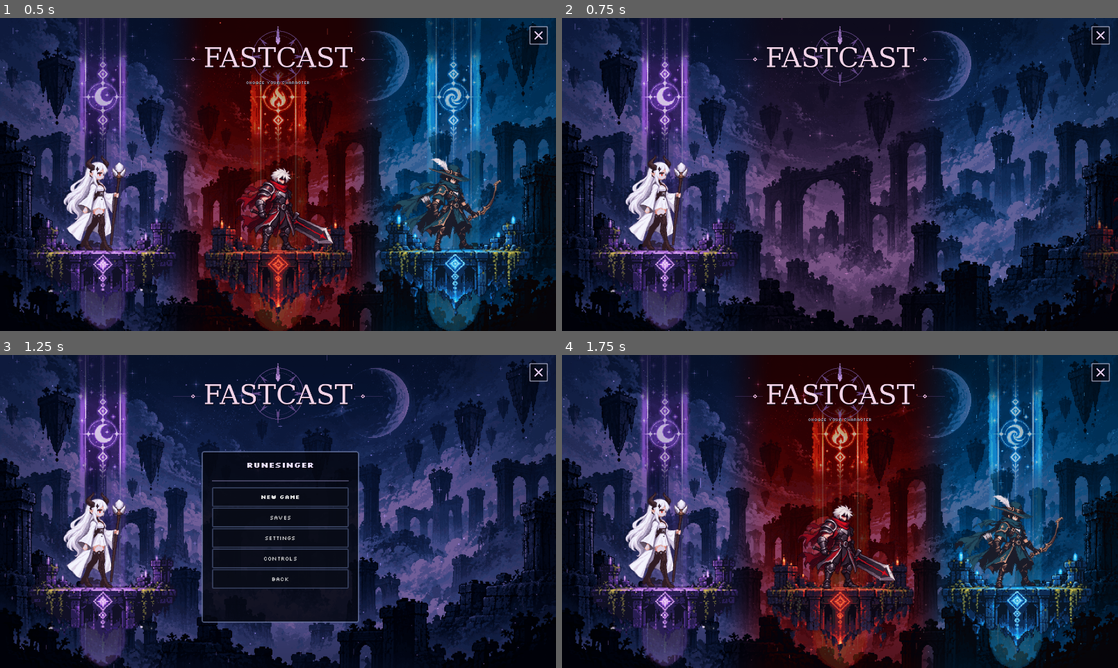
Above: before the commit, frames 1-4 (two rows, left to right).
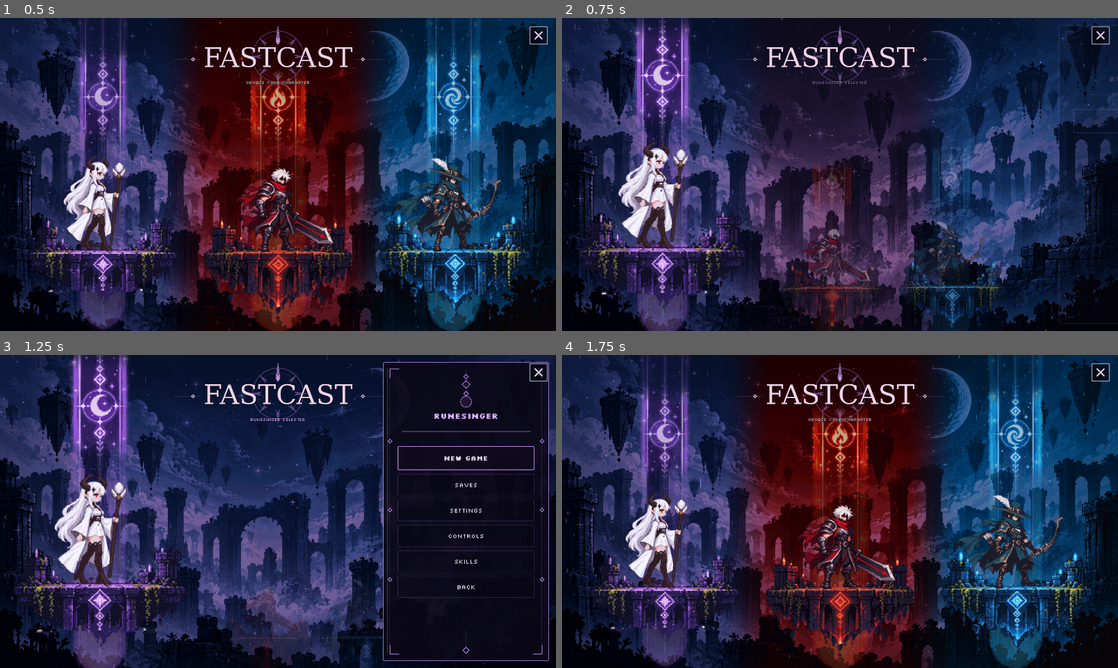
Above: after the commit, the same moments.

Repository: Eclipset13/fastcast
Game: Godot game, scene res://scenes/ui/main_menu.tscn
Two runs of this game, one before a commit and one after it. Both use one fixed random seed, a clock stepped at 60 frames per second and the inputs below.
Inputs (mouse positions are in pixels of both pictures, inside the frame that each line leads up to):
- Up to frame 1 (0.5 s): no input
- Up to frame 2 (0.75 s): click (662, 193) at 0.52 s
- Up to frame 3 (1.25 s): no input
- Up to frame 4 (1.75 s): click "BACK" at 1.25 s

Frame 1 is identical in both runs. In frame 2, 14% of the frame differs, in the area x 3-100%, y 0-100%; in frame 3, 44%, in the area x 2-99%, y 0-100%; in frame 4, nothing differs.

Commit message:
Redesign selected character menu state

Diff:
--- a/godot/scenes/ui/main_menu.tscn
+++ b/godot/scenes/ui/main_menu.tscn
@@ -371,6 +371,7 @@
 horizontal_alignment = 1
 
 [node name="ExitButton" type="Button" parent="."]
+z_index = 20
 layout_mode = 0
 offset_left = 1371.0
 offset_top = 21.0
@@ -388,99 +389,117 @@
 
 [node name="ActionMenu" type="Control" parent="."]
 visible = false
-layout_mode = 0
-offset_right = 408.0
-offset_bottom = 444.0
+z_index = 8
+layout_mode = 0
+offset_right = 430.0
+offset_bottom = 774.0
 
 [node name="Panel" type="Panel" parent="ActionMenu"]
 layout_mode = 0
-offset_right = 408.0
-offset_bottom = 444.0
+offset_right = 430.0
+offset_bottom = 774.0
 mouse_filter = 2
 theme_override_styles/panel = SubResource("Style_action_panel")
 
+[node name="Decoration" type="Control" parent="ActionMenu"]
+layout_mode = 0
+offset_right = 430.0
+offset_bottom = 774.0
+mouse_filter = 2
+
 [node name="ClassName" type="Label" parent="ActionMenu"]
 layout_mode = 0
-offset_left = 21.0
-offset_top = 21.0
-offset_right = 387.0
-offset_bottom = 66.0
+offset_left = 34.0
+offset_top = 126.0
+offset_right = 396.0
+offset_bottom = 168.0
 theme_override_fonts/font = ExtResource("10_bold")
 theme_override_colors/font_color = Color(0.92, 0.88, 0.98, 1)
 theme_override_colors/font_shadow_color = Color(0.03, 0.025, 0.07, 1)
-theme_override_constants/shadow_offset_x = 3
-theme_override_constants/shadow_offset_y = 3
-theme_override_font_sizes/font_size = 21
+theme_override_constants/shadow_offset_x = 2
+theme_override_constants/shadow_offset_y = 2
+theme_override_font_sizes/font_size = 20
 text = "RUNESINGER"
 horizontal_alignment = 1
 
 [node name="Rule" type="ColorRect" parent="ActionMenu"]
 layout_mode = 0
-offset_left = 27.0
-offset_top = 75.0
-offset_right = 381.0
-offset_bottom = 78.0
+offset_left = 48.0
+offset_top = 179.0
+offset_right = 382.0
+offset_bottom = 181.0
 mouse_filter = 2
 color = Color(0.47, 0.45, 0.63, 0.55)
 
 [node name="Buttons" type="VBoxContainer" parent="ActionMenu"]
 layout_mode = 0
-offset_left = 27.0
-offset_top = 93.0
-offset_right = 381.0
-offset_bottom = 381.0
-theme_override_constants/separation = 2
+offset_left = 38.0
+offset_top = 218.0
+offset_right = 392.0
+offset_bottom = 632.0
+theme_override_constants/separation = 10
 
 [node name="NewGame" type="Button" parent="ActionMenu/Buttons"]
-custom_minimum_size = Vector2(354, 51)
+custom_minimum_size = Vector2(354, 62)
 layout_mode = 2
 focus_mode = 0
 theme_override_fonts/font = ExtResource("10_bold")
-theme_override_font_sizes/font_size = 15
+theme_override_font_sizes/font_size = 17
 theme_override_styles/normal = SubResource("Style_action_button")
 theme_override_styles/hover = SubResource("Style_action_hover")
 theme_override_styles/pressed = SubResource("Style_action_hover")
 text = "NEW GAME"
 
 [node name="Saves" type="Button" parent="ActionMenu/Buttons"]
-custom_minimum_size = Vector2(354, 51)
+custom_minimum_size = Vector2(354, 56)
 layout_mode = 2
 focus_mode = 0
 theme_override_fonts/font = ExtResource("9_regular")
-theme_override_font_sizes/font_size = 15
+theme_override_font_sizes/font_size = 16
 theme_override_styles/normal = SubResource("Style_action_button")
 theme_override_styles/hover = SubResource("Style_action_hover")
 theme_override_styles/pressed = SubResource("Style_action_hover")
 text = "SAVES"
 
 [node name="Settings" type="Button" parent="ActionMenu/Buttons"]
-custom_minimum_size = Vector2(354, 51)
+custom_minimum_size = Vector2(354, 56)
 layout_mode = 2
 focus_mode = 0
 theme_override_fonts/font = ExtResource("9_regular")
-theme_override_font_sizes/font_size = 15
+theme_override_font_sizes/font_size = 16
 theme_override_styles/normal = SubResource("Style_action_button")
 theme_override_styles/hover = SubResource("Style_action_hover")
 theme_override_styles/pressed = SubResource("Style_action_hover")
 text = "SETTINGS"
 
 [node name="Controls" type="Button" parent="ActionMenu/Buttons"]
-custom_minimum_size = Vector2(354, 51)
+custom_minimum_size = Vector2(354, 56)
 layout_mode = 2
 focus_mode = 0
 theme_override_fonts/font = ExtResource("9_regular")
-theme_override_font_sizes/font_size = 15
+theme_override_font_sizes/font_size = 16
 theme_override_styles/normal = SubResource("Style_action_button")
 theme_override_styles/hover = SubResource("Style_action_hover")
 theme_override_styles/pressed = SubResource("Style_action_hover")
 text = "CONTROLS"
 
+[node name="Skills" type="Button" parent="ActionMenu/Buttons"]
+custom_minimum_size = Vector2(354, 56)
+layout_mode = 2
+focus_mode = 0
+theme_override_fonts/font = ExtResource("9_regular")
+theme_override_font_sizes/font_size = 16
+theme_override_styles/normal = SubResource("Style_action_button")
+theme_override_styles/hover = SubResource("Style_action_hover")
+theme_override_styles/pressed = SubResource("Style_action_hover")
+text = "SKILLS"
+
 [node name="Back" type="Button" parent="ActionMenu/Buttons"]
-custom_minimum_size = Vector2(354, 51)
+custom_minimum_size = Vector2(354, 56)
 layout_mode = 2
 focus_mode = 0
 theme_override_fonts/font = ExtResource("9_regular")
-theme_override_font_sizes/font_size = 15
+theme_override_font_sizes/font_size = 16
 theme_override_styles/normal = SubResource("Style_action_button")
 theme_override_styles/hover = SubResource("Style_action_hover")
 theme_override_styles/pressed = SubResource("Style_action_hover")
@@ -488,10 +507,10 @@
 
 [node name="Status" type="Label" parent="ActionMenu"]
 layout_mode = 0
-offset_left = 15.0
-offset_top = 396.0
-offset_right = 393.0
-offset_bottom = 429.0
+offset_left = 28.0
+offset_top = 704.0
+offset_right = 402.0
+offset_bottom = 740.0
 theme_override_fonts/font = ExtResource("9_regular")
 theme_override_colors/font_color = Color(0.68, 0.72, 0.81, 1)
 theme_override_font_sizes/font_size = 12
--- a/godot/scripts/ui/main_menu.gd
+++ b/godot/scripts/ui/main_menu.gd
@@ -2,6 +2,17 @@
 
 const SLOT_IDS: Array[String] = ["runesinger", "berserker", "wayfarer"]
 const AURA_ALPHA := 0.74
+const SELECTED_SLOT_POSITION := Vector2(18.0, -8.0)
+const SELECTED_SLOT_SCALE := Vector2(1.16, 1.16)
+const BACK_SLOT_POSITIONS := [Vector2(452.0, 126.0), Vector2(708.0, 126.0)]
+const BACK_SLOT_SCALE := Vector2(0.62, 0.62)
+const ACTION_MENU_OPEN_POSITION := Vector2(992.0, 18.0)
+const ACTION_MENU_CLOSED_POSITION := Vector2(1452.0, 18.0)
+const CLASS_ACCENTS := {
+	"runesinger": Color("cb91ff"),
+	"berserker": Color("ff624d"),
+	"wayfarer": Color("59d1ff"),
+}
 
 @onready var _prompt: Label = $Header/Prompt
 @onready var _background: TextureRect = $Background
@@ -9,6 +20,10 @@
 @onready var _foreground_particles: Control = $ForegroundParticles
 @onready var _action_menu: Control = $ActionMenu
 @onready var _action_title: Label = $ActionMenu/ClassName
+@onready var _action_panel: Panel = $ActionMenu/Panel
+@onready var _action_decor: Control = $ActionMenu/Decoration
+@onready var _action_rule: ColorRect = $ActionMenu/Rule
+@onready var _action_buttons: VBoxContainer = $ActionMenu/Buttons
 @onready var _status: Label = $ActionMenu/Status
 
 var _selected: String = ""
@@ -16,6 +31,7 @@
 var _slot_tweens: Dictionary = {}
 var _background_blend: float = 0.0
 var _background_tween: Tween = null
+var _action_accent: Color = Color("cb91ff")
 
 
 func _ready() -> void:
@@ -27,6 +43,8 @@
 	$Header.draw.connect(_draw_title_ornament)
 	$Header.queue_redraw()
 	$ExitButton.draw.connect(_draw_exit_icon)
+	_action_decor.draw.connect(_draw_action_panel_decor)
+	_action_decor.queue_redraw()
 	for slot_id in SLOT_IDS:
 		var slot := _slot(slot_id)
 		var aura := slot.get_node("Aura") as TextureRect
@@ -58,6 +76,7 @@
 	$ActionMenu/Buttons/Saves.pressed.connect(_show_placeholder.bind("SAVES"))
 	$ActionMenu/Buttons/Settings.pressed.connect(_show_placeholder.bind("SETTINGS"))
 	$ActionMenu/Buttons/Controls.pressed.connect(_show_placeholder.bind("CONTROLS"))
+	$ActionMenu/Buttons/Skills.pressed.connect(_show_placeholder.bind("SKILLS"))
 	$ActionMenu/Buttons/Back.pressed.connect(_back_to_character_select)
 
 	_action_menu.visible = false
@@ -139,66 +158,82 @@
 	_selected = slot_id
 	GameSession.selected_class = slot_id
 	_focus_background(slot_id)
+	_apply_action_theme(slot_id)
 	_action_title.text = _display_name(slot_id)
 	_status.text = ""
 
+	_prompt.text = "%s SELECTED" % _display_name(slot_id)
+	_prompt.add_theme_color_override("font_color", _action_accent.lightened(0.30))
+	_prompt.modulate.a = 0.0
 	var prompt_tween := create_tween()
-	prompt_tween.tween_property(_prompt, "modulate:a", 0.0, 0.16)
+	prompt_tween.tween_property(_prompt, "modulate:a", 1.0, 0.28)
 
 	for id in SLOT_IDS:
 		var button := _slot(id).get_node("HitArea") as Button
 		button.mouse_filter = Control.MOUSE_FILTER_IGNORE
 		(_slot(id).get_node("Character") as Control).scale = Vector2.ONE
 
-	match slot_id:
-		"runesinger":
-			_move_slot("runesinger", _slot_home["runesinger"], true)
-			_move_slot("berserker", Vector2(1470.0, 0.0), false)
-			_move_slot("wayfarer", Vector2(1950.0, 0.0), false)
-			_action_menu.position = Vector2(522.0, 261.0)
-		"berserker":
-			_move_slot("runesinger", Vector2(-510.0, 0.0), false)
-			_move_slot("berserker", Vector2(480.0, 0.0), true)
-			_move_slot("wayfarer", Vector2(1470.0, 0.0), false)
-			_action_menu.position = Vector2(978.0, 261.0)
-		"wayfarer":
-			_move_slot("runesinger", Vector2(-990.0, 0.0), false)
-			_move_slot("berserker", Vector2(-510.0, 0.0), false)
-			_move_slot("wayfarer", _slot_home["wayfarer"], true)
-			_action_menu.position = Vector2(522.0, 261.0)
-
-	await get_tree().create_timer(0.16).timeout
+	_move_slot(slot_id, SELECTED_SLOT_POSITION, true, SELECTED_SLOT_SCALE)
+
+	var background_index := 0
+	for id in SLOT_IDS:
+		if id == slot_id:
+			continue
+		_move_slot(id, BACK_SLOT_POSITIONS[background_index], false, BACK_SLOT_SCALE)
+		background_index += 1
+
+	await get_tree().create_timer(0.10).timeout
+	_action_menu.position = ACTION_MENU_CLOSED_POSITION
 	_action_menu.modulate.a = 0.0
 	_action_menu.visible = true
 	var menu_tween := create_tween()
 	menu_tween.set_parallel(true)
-	menu_tween.tween_property(_action_menu, "modulate:a", 1.0, 0.20)
 	menu_tween.tween_property(
 		_action_menu,
-		"position:y",
-		_action_menu.position.y - 12.0,
-		0.20
-	).set_trans(Tween.TRANS_QUAD).set_ease(Tween.EASE_OUT)
-
-
-func _move_slot(slot_id: String, target: Vector2, chosen: bool) -> void:
+		"position",
+		ACTION_MENU_OPEN_POSITION,
+		0.36
+	).set_trans(Tween.TRANS_CUBIC).set_ease(Tween.EASE_OUT)
+	menu_tween.tween_property(_action_menu, "modulate:a", 1.0, 0.26)
+
+
+func _move_slot(slot_id: String, target: Vector2, chosen: bool, target_scale: Vector2) -> void:
 	var slot := _slot(slot_id)
 	_kill_slot_tween(slot_id)
 	var tween := create_tween()
 	tween.set_parallel(true)
-	tween.tween_property(slot, "position", target, 0.34).set_trans(Tween.TRANS_CUBIC).set_ease(Tween.EASE_OUT)
+	tween.tween_property(
+		slot,
+		"position",
+		target,
+		0.42
+	).set_trans(Tween.TRANS_CUBIC).set_ease(Tween.EASE_OUT)
 	tween.tween_property(
 		slot,
 		"scale",
-		Vector2.ONE,
+		target_scale,
+		0.38
+	).set_trans(Tween.TRANS_CUBIC).set_ease(Tween.EASE_OUT)
+	tween.tween_property(
+		slot,
+		"modulate",
+		Color.WHITE if chosen else Color(0.42, 0.45, 0.56, 0.38),
 		0.30
 	)
 	tween.tween_property(
-		slot,
-		"modulate",
-		Color.WHITE if chosen else Color(0.55, 0.59, 0.67, 0.72),
-		0.25
+		slot.get_node("Aura"),
+		"modulate:a",
+		0.96 if chosen else 0.18,
+		0.28
 	)
+	var underglow := slot.get_node_or_null("Underglow")
+	if underglow != null:
+		tween.tween_property(
+			underglow,
+			"modulate:a",
+			0.34 if chosen else 0.06,
+			0.28
+		)
 	_slot_tweens[slot_id] = tween
 
 
@@ -207,8 +242,17 @@
 		return
 
 	_clear_background_focus()
-	_action_menu.visible = false
 	_status.text = ""
+
+	var menu_tween := create_tween()
+	menu_tween.set_parallel(true)
+	menu_tween.tween_property(
+		_action_menu,
+		"position",
+		ACTION_MENU_CLOSED_POSITION,
+		0.28
+	).set_trans(Tween.TRANS_CUBIC).set_ease(Tween.EASE_IN)
+	menu_tween.tween_property(_action_menu, "modulate:a", 0.0, 0.20)
 
 	for slot_id in SLOT_IDS:
 		var slot := _slot(slot_id)
@@ -219,19 +263,151 @@
 			slot,
 			"position",
 			_slot_home[slot_id],
-			0.34
+			0.40
 		).set_trans(Tween.TRANS_CUBIC).set_ease(Tween.EASE_OUT)
-		tween.tween_property(slot, "scale", Vector2.ONE, 0.28)
-		tween.tween_property(slot, "modulate", Color.WHITE, 0.24)
-		tween.tween_property(slot.get_node("Aura"), "modulate:a", AURA_ALPHA, 0.24)
+		tween.tween_property(slot, "scale", Vector2.ONE, 0.36)
+		tween.tween_property(slot, "modulate", Color.WHITE, 0.30)
+		tween.tween_property(slot.get_node("Aura"), "modulate:a", AURA_ALPHA, 0.30)
+		var underglow := slot.get_node_or_null("Underglow")
+		if underglow != null:
+			tween.tween_property(underglow, "modulate:a", 0.24, 0.30)
 		_slot_tweens[slot_id] = tween
 
 		var button := slot.get_node("HitArea") as Button
 		button.mouse_filter = Control.MOUSE_FILTER_STOP
 
 	_selected = ""
+	menu_tween.finished.connect(func() -> void:
+		if _selected.is_empty():
+			_action_menu.visible = false
+	)
+
+	_prompt.text = "CHOOSE YOUR CHARACTER"
+	_prompt.add_theme_color_override("font_color", Color(0.82, 0.80, 0.88, 0.92))
 	var prompt_tween := create_tween()
-	prompt_tween.tween_property(_prompt, "modulate:a", 1.0, 0.20)
+	prompt_tween.tween_property(_prompt, "modulate:a", 1.0, 0.24)
+
+
+func _apply_action_theme(slot_id: String) -> void:
+	_action_accent = CLASS_ACCENTS.get(slot_id, Color("cb91ff"))
+	_action_rule.color = Color(_action_accent.r, _action_accent.g, _action_accent.b, 0.48)
+	_action_title.add_theme_color_override("font_color", _action_accent.lightened(0.28))
+	_status.add_theme_color_override("font_color", _action_accent.lightened(0.18))
+
+	var panel_style := StyleBoxFlat.new()
+	panel_style.bg_color = Color(
+		0.015 + _action_accent.r * 0.035,
+		0.018 + _action_accent.g * 0.025,
+		0.045 + _action_accent.b * 0.045,
+		0.91
+	)
+	panel_style.border_color = Color(_action_accent.r, _action_accent.g, _action_accent.b, 0.72)
+	panel_style.set_border_width_all(2)
+	panel_style.corner_radius_top_left = 3
+	panel_style.corner_radius_top_right = 3
+	panel_style.corner_radius_bottom_left = 3
+	panel_style.corner_radius_bottom_right = 3
+	_action_panel.add_theme_stylebox_override("panel", panel_style)
+
+	for child in _action_buttons.get_children():
+		if not (child is Button):
+			continue
+		var button := child as Button
+		var featured: bool = button.name == "NewGame"
+
+		var normal_style := StyleBoxFlat.new()
+		normal_style.bg_color = Color(
+			_action_accent.r * (0.085 if featured else 0.025),
+			_action_accent.g * (0.065 if featured else 0.025),
+			_action_accent.b * (0.11 if featured else 0.055),
+			0.74 if featured else 0.28
+		)
+		normal_style.border_color = Color(
+			_action_accent.r,
+			_action_accent.g,
+			_action_accent.b,
+			0.88 if featured else 0.22
+		)
+		normal_style.set_border_width_all(2 if featured else 1)
+		normal_style.corner_radius_top_left = 2
+		normal_style.corner_radius_top_right = 2
+		normal_style.corner_radius_bottom_left = 2
+		normal_style.corner_radius_bottom_right = 2
+
+		var hover_style := normal_style.duplicate() as StyleBoxFlat
+		hover_style.bg_color = Color(
+			_action_accent.r * 0.16,
+			_action_accent.g * 0.12,
+			_action_accent.b * 0.19,
+			0.92
+		)
+		hover_style.border_color = Color(_action_accent.r, _action_accent.g, _action_accent.b, 0.95)
+		hover_style.set_border_width_all(2)
+
+		button.add_theme_stylebox_override("normal", normal_style)
+		button.add_theme_stylebox_override("hover", hover_style)
+		button.add_theme_stylebox_override("pressed", hover_style)
+		button.add_theme_color_override("font_color", Color(0.86, 0.82, 0.91, 1.0))
+		button.add_theme_color_override("font_hover_color", _action_accent.lightened(0.36))
+		button.add_theme_color_override("font_pressed_color", _action_accent.lightened(0.42))
+
+	_action_decor.queue_redraw()
+
+
+func _draw_action_panel_decor() -> void:
+	var canvas := _action_decor
+	var width := canvas.size.x
+	var height := canvas.size.y
+	var accent := _action_accent
+	var faint := Color(accent.r, accent.g, accent.b, 0.28)
+	var bright := Color(accent.r, accent.g, accent.b, 0.78)
+
+	# Double vertical rune rails.
+	for x in [12.0, 18.0, width - 18.0, width - 12.0]:
+		canvas.draw_line(Vector2(x, 18), Vector2(x, height - 18), faint, 1.0)
+
+	# Corner brackets.
+	var corner := 24.0
+	for side_x in [1.0, -1.0]:
+		for side_y in [1.0, -1.0]:
+			var origin := Vector2(
+				18.0 if side_x > 0.0 else width - 18.0,
+				18.0 if side_y > 0.0 else height - 18.0
+			)
+			canvas.draw_line(origin, origin + Vector2(side_x * corner, 0), bright, 2.0)
+			canvas.draw_line(origin, origin + Vector2(0, side_y * corner), bright, 2.0)
+
+	# Top hanging rune.
+	var center_x := width * 0.5
+	canvas.draw_line(Vector2(center_x, 18), Vector2(center_x, 80), faint, 1.0)
+	for y in [38.0, 58.0, 82.0]:
+		var size := 6.0 if y != 58.0 else 10.0
+		var p := Vector2(center_x, y)
+		canvas.draw_polyline(PackedVector2Array([
+			p + Vector2(0, -size),
+			p + Vector2(size, 0),
+			p + Vector2(0, size),
+			p + Vector2(-size, 0),
+			p + Vector2(0, -size),
+		]), bright, 2.0)
+	canvas.draw_circle(Vector2(center_x, 103), 15.0, Color(accent.r, accent.g, accent.b, 0.10))
+	canvas.draw_arc(Vector2(center_x, 103), 14.0, 0.0, TAU, 32, bright, 1.5)
+
+	# Small side runes and lower anchor.
+	for y in [205.0, 383.0, 563.0]:
+		for x in [18.0, width - 18.0]:
+			var p := Vector2(x, y)
+			canvas.draw_polyline(PackedVector2Array([
+				p + Vector2(0, -5), p + Vector2(5, 0), p + Vector2(0, 5),
+				p + Vector2(-5, 0), p + Vector2(0, -5),
+			]), bright, 1.5)
+
+	var anchor := Vector2(center_x, height - 28.0)
+	canvas.draw_line(Vector2(center_x, height - 82.0), Vector2(center_x, height - 38.0), faint, 1.0)
+	canvas.draw_polyline(PackedVector2Array([
+		anchor + Vector2(0, -8), anchor + Vector2(8, 0), anchor + Vector2(0, 8),
+		anchor + Vector2(-8, 0), anchor + Vector2(0, -8),
+	]), bright, 2.0)
 
 
 func _focus_background(slot_id: String) -> void:
